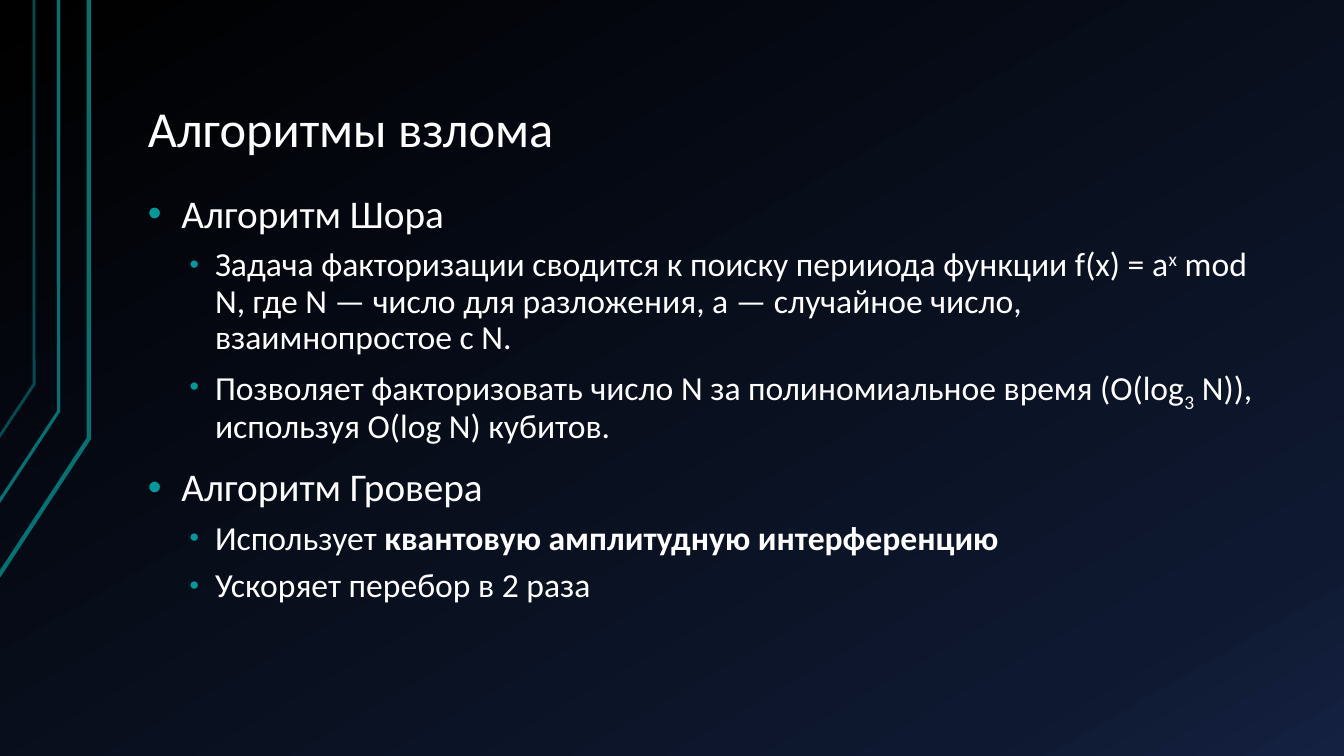
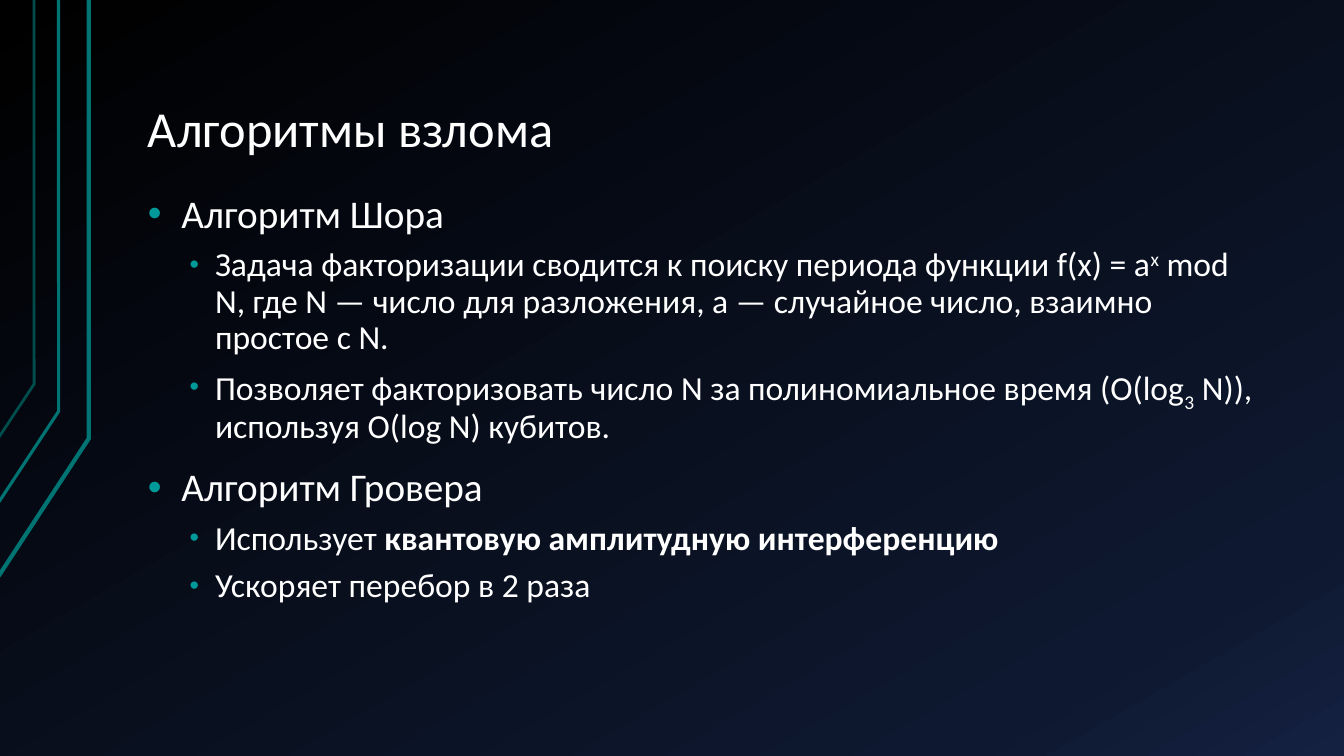
Before and after one commit to Terexi110/Teory, a slide deck: slide 13 of Постквантовая криптография KEM на решётках.pptx (slide 12 before the commit). Drawn at 1344x756 pixels with LibreOffice and Linux fonts; fonts in the diff are those of the drawing. Boxes give left, top, right and bottom in pixels: in the first picture for what was removed or moved away, otherwise in the second. Text is boxed around its words. In the diff, an @@ line names an element or a change of style, - is before the commit and + after.

```diff
--- a/Постквантовая криптография KEM на решётках.pptx
+++ b/Постквантовая криптография KEM на решётках.pptx
@@ text at [215, 251, 1229, 355]: text changed @@
-  • Задача факторизации сводится к поиску перииода функции f(x) = ax mod N, где N — число для разложения, a — случайное число, взаимнопростое с N.
+  • Задача факторизации сводится к поиску периода функции f(x) = ax mod N, где N — число для разложения, a — случайное число, взаимно простое с N.
```
Also in this commit, not shown: 3 other slides changed, 2 slides added, 1 slide removed, 1 other file.
